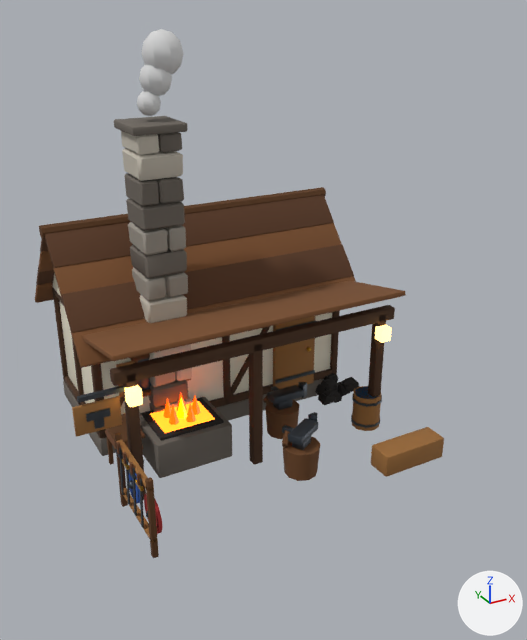
Two versions of the glTF model modele3d/export/mapa/kuznia_poz10.glb, one commit apart.
Before and after are seen from a 50 mm camera at (-5.86, -11.8, 8.29) aimed at (0.22, -0.73, 2.75). The lights are fixed; the arrows at lower right show +X, +Y and +Z. The older version comes first. Vertices at exactly the same position are counted once.

The scene before the commit, as lines of its bpy script (objects in view):
```python
ob_kuznia_poz10 = bpy.data.objects.new('kuznia_poz10', me_kuznia_poz10)
ob_kuznia_poz10.location = (0.0, 0.0, 0.0)
```
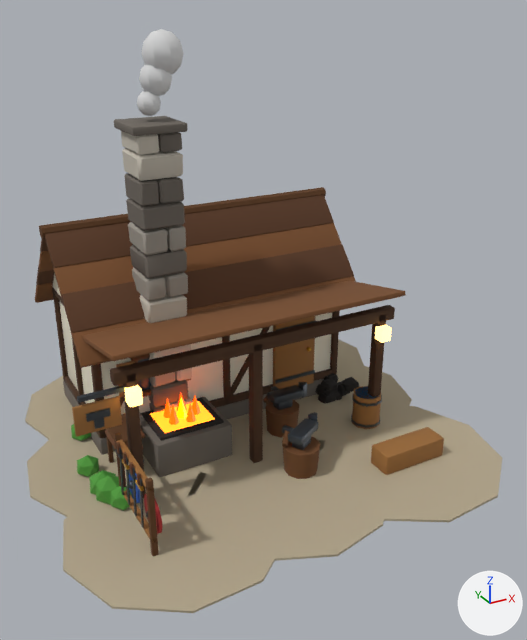
What changed in the scene script:
```text
Add mat_mapa_gravel:
    mat_mapa_gravel = principled_material('mapa_gravel')
    mat_mapa_gravel.base_color = (0.451, 0.381, 0.262)  # beige #b3a68c
    mat_mapa_gravel.roughness = 0.95
Add mat_mapa_leaves:
    mat_mapa_leaves = principled_material('mapa_leaves')
    mat_mapa_leaves.base_color = (0.0782, 0.323, 0.0423)  # green #4f9a3a
    mat_mapa_leaves.roughness = 0.85
Change me_kuznia_poz10:
    used by ob_kuznia_poz10; location = (0.0, 0.0, 0.0)
    remove me_kuznia_poz10.from_pydata(...)  # 5538 vertices, 10488 faces; spans x -3.6..3.15, y -2.85..3.62, z -0.04..7.83
    add me_kuznia_poz10.from_pydata(...)  # 5838 vertices, 11012 faces; spans x -4.33..4.45, y -4.42..4.23, z -0.13..7.83
    me_kuznia_poz10 part 1: a new loose piece, a 10-sided cylinder along z spanning x -4.295..-0.387, y -4.168..-0.39, z 0.005..0.045, in mat_mapa_gravel (beige #b3a68c)
    me_kuznia_poz10 part 2: a new loose piece, a 10-sided cylinder along z spanning x -4.33..-0.679, y -1.78..1.861, z 0.004..0.046, in mat_mapa_gravel (beige #b3a68c)
    me_kuznia_poz10 part 3: a new loose piece, a 10-sided cylinder along z spanning x -3.841..-0.202, y 0.647..4.143, z 0.003..0.047, in mat_mapa_gravel (beige #b3a68c)
    me_kuznia_poz10 part 4: a new loose piece, a 10-sided cylinder along z spanning x -1.943..1.662, y -4.192..-0.51, z 0.004..0.046, in mat_mapa_gravel (beige #b3a68c)
    me_kuznia_poz10 part 5: a new loose piece, a 10-sided cylinder along z spanning x -1.73..1.954, y -1.829..1.987, z 0.003..0.047, in mat_mapa_gravel (beige #b3a68c)
    me_kuznia_poz10 part 6: a new loose piece, a 10-sided cylinder along z spanning x 0.286..4.342, y -4.422..-0.453, z 0.003..0.047, in mat_mapa_gravel (beige #b3a68c)
    me_kuznia_poz10 part 7: a new loose piece, a 10-sided cylinder along z spanning x 0.452..4.289, y -1.623..2.084, z 0.002..0.048, in mat_mapa_gravel (beige #b3a68c)
    me_kuznia_poz10 part 8: a new loose piece, a 10-sided cylinder along z spanning x 0.553..4.447, y 0.27..4.133, z 0.001..0.049, in mat_mapa_gravel (beige #b3a68c)
    me_kuznia_poz10 part 9: a new loose piece, an icosphere of 20 faces spanning x -3.16..-2.74, y 1.02..1.42, z -0.04..0.44, in mat_mapa_leaves (green #4f9a3a)
    me_kuznia_poz10 part 10: a new loose piece, an icosphere of 20 faces spanning x -3.4..-2.99, y -0.25..0.15, z -0.03..0.43, in mat_mapa_leaves (green #4f9a3a)
    me_kuznia_poz10 part 11: a new loose piece, an icosphere of 20 faces spanning x -3.32..-2.77, y -1.23..-0.71, z -0.11..0.51, in mat_mapa_leaves (green #4f9a3a)
    me_kuznia_poz10 part 12: a new loose piece, an icosphere of 20 faces spanning x -3.15..-2.7, y -1.5..-1.07, z -0.05..0.45, in mat_mapa_leaves (green #4f9a3a)
    me_kuznia_poz10 part 13: a new loose piece, an icosphere of 20 faces spanning x -3.36..-2.86, y -0.96..-0.49, z -0.08..0.48, in mat_mapa_leaves (green #4f9a3a)
    other edits to the shape of me_kuznia_poz10 do not show in these pictures
    add me_kuznia_poz10.materials.append(mat_mapa_gravel)  # beige #b3a68c
    add me_kuznia_poz10.materials.append(mat_mapa_leaves)  # green #4f9a3a
```

Pixel boxes [x1, y1, x2, y2] of what changed, in the pictures (527 x 640 px):
'kuznia_poz10', reshaped (17% wider, 10% taller)
    before: [35, 29, 444, 558]
    after: [25, 29, 502, 613]
part 1 of me_kuznia_poz10, added (beige)
    after: [63, 497, 275, 613]
part 2 of me_kuznia_poz10, added (beige)
    after: [27, 439, 206, 519]
part 3 of me_kuznia_poz10, added (beige)
    after: [25, 376, 95, 445]
part 4 of me_kuznia_poz10, added (beige)
    after: [187, 471, 384, 561]
part 5 of me_kuznia_poz10, added (beige)
    after: [191, 414, 324, 478]
part 6 of me_kuznia_poz10, added (beige)
    after: [309, 406, 502, 522]
part 7 of me_kuznia_poz10, added (beige)
    after: [263, 366, 412, 442]
part 8 of me_kuznia_poz10, added (beige)
    after: [305, 339, 366, 398]
part 9 of me_kuznia_poz10, added
    after: [71, 424, 91, 441]
part 10 of me_kuznia_poz10, added
    after: [77, 455, 99, 477]
part 11 of me_kuznia_poz10, added (green)
    after: [96, 475, 119, 505]
part 12 of me_kuznia_poz10, added
    after: [110, 486, 133, 510]
part 13 of me_kuznia_poz10, added
    after: [89, 470, 116, 495]
